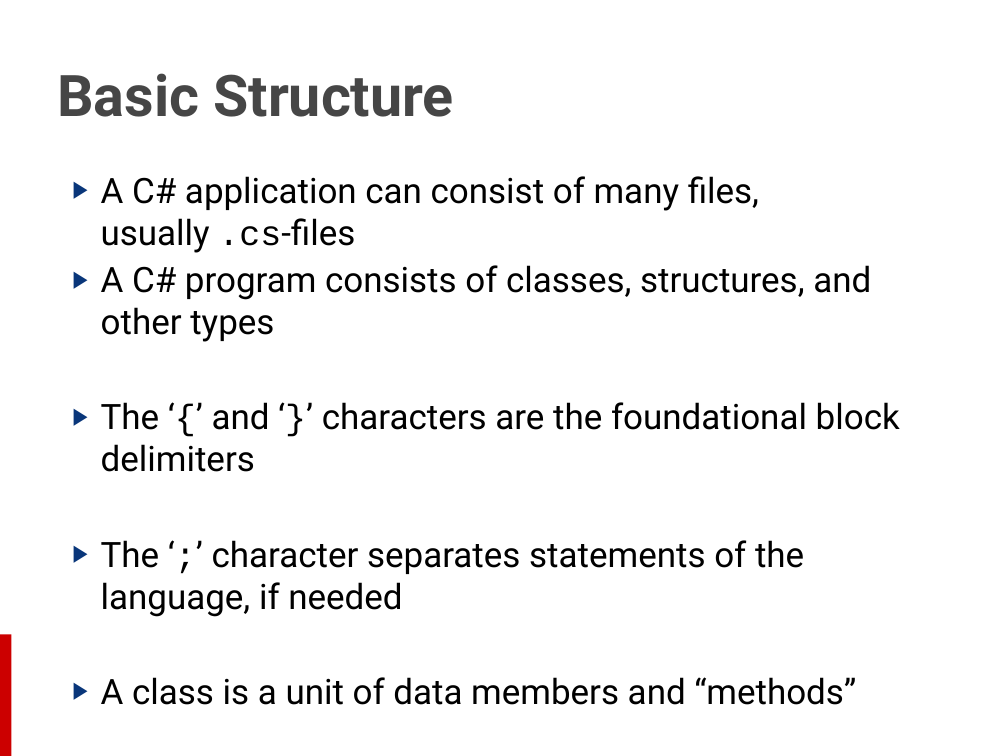
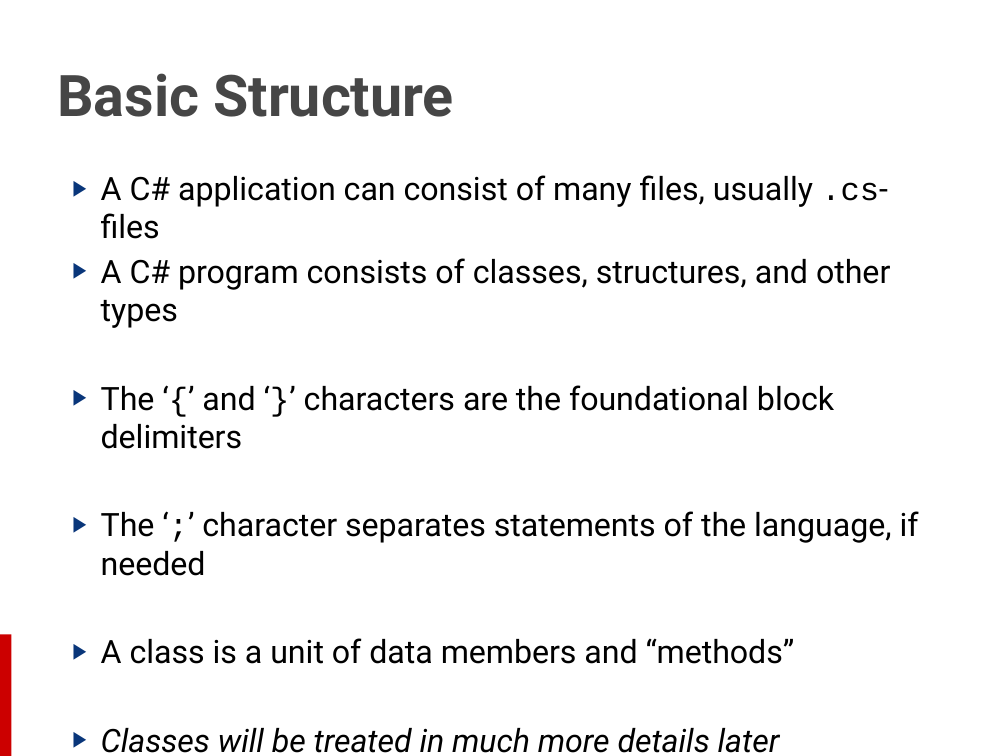
Before and after one commit to martinesmann/cs-70-483, a slide deck: slide 9 of Modules/Module 01 - Introduction to C#, .NET and VS/01 - Introduction to C#, .NET and VS.pptx (slide 13 before the commit). Drawn at 1008x756 pixels with LibreOffice and Linux fonts; fonts in the diff are those of the drawing; background and template pictures are left out. Boxes give left, top, right and bottom in pixels: in the first picture for what was removed or moved away, otherwise in the second. Text is boxed around its words. In the diff, an @@ line names an element or a change of style, - is before the commit and + after.

```diff
--- a/Modules/Module 01 - Introduction to C#, .NET and VS/01 - Introduction to C#, .NET and VS.pptx
+++ b/Modules/Module 01 - Introduction to C#, .NET and VS/01 - Introduction to C#, .NET and VS.pptx
@@ text "A C# application can consist ..." at (x1=101, y1=175, x2=919, y2=753): size 25 to 22.9 pt @@
```
Also in this commit, not shown: 9 other slides changed, 5 slides removed, 5 other files.
